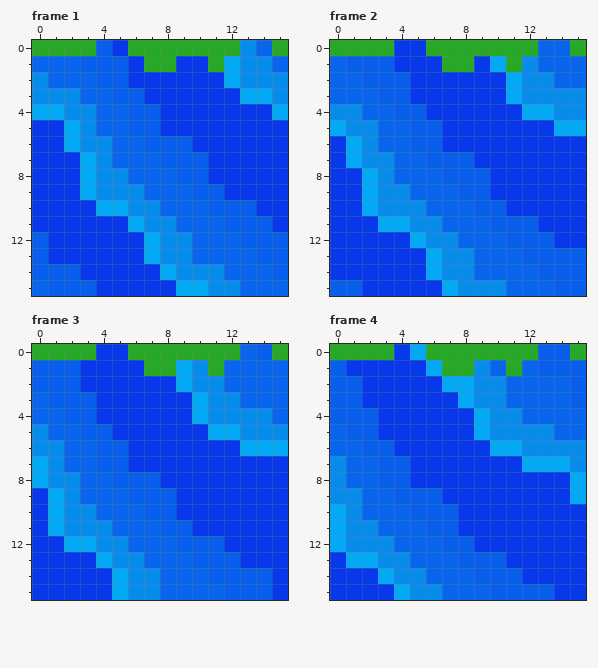
Two versions of one animated GIF sprite, defaultresources/images/tiles/Wasser(O).gif. The first picture shows the starting point.
The file is 16x16 pixels, 17 frames. Shown: frame 1, frame 2, frame 3, frame 4. The commit also changed other frames, which this record leaves out.
New version:
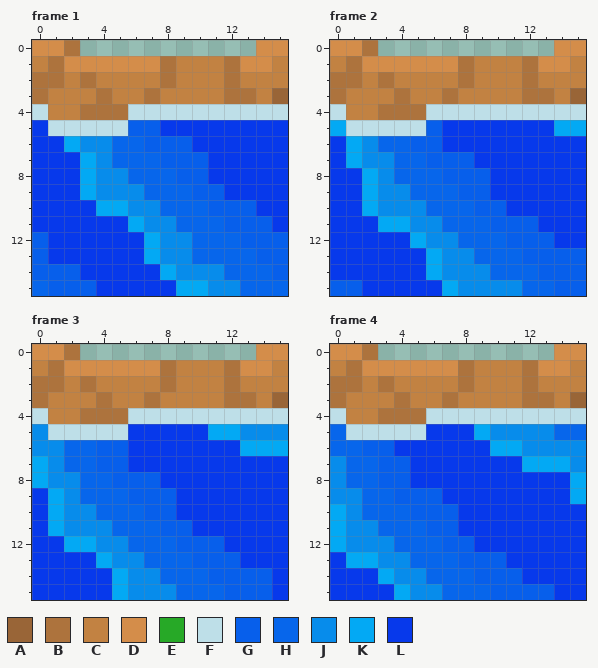
Palette (. is transparent): A #996537  B #ad733d  C #c28242  D #d48d4a  E #27a927  F #bedfe8  G #075feb  H #0766eb  J #078ceb  K #03a9f4  L #0739eb
Changes in this commit:
{"where": "frame 1"}
{"frame":1,"y":0,"x":0,"old":"EEEEGLEEEEEEEJHE","new":"DDB...........DD"}
{"frame":1,"y":1,"x":0,"old":"HHHGGGLEELLEKJJH","new":"CBDDDDDDBCCCBDDC"}
{"frame":1,"y":2,"x":0,"old":"JHHHGGLLLLLLKJJJ","new":"BBCBCCCCBCCCBCCC"}
{"frame":1,"y":3,"x":0,"old":"JJJHHGGLLLLLLKKJ","new":"BCCCBCCBCCCCBBCA"}
{"frame":1,"y":4,"x":0,"old":"KKJJHHGGLLLLLLLK","new":"FCCBBBFFFFFFFFFF"}
{"frame":1,"y":5,"x":1,"old":"LKJHH","new":"FFFFF"}
{"where": "frame 2"}
{"frame":2,"y":0,"x":0,"old":"EEEELLEEEEEEEHHE","new":"DDB...........DD"}
{"frame":2,"y":1,"x":0,"old":"HGGGLLLEELKEJHHH","new":"CBDDDDDDBCCCBDDC"}
{"frame":2,"y":2,"x":0,"old":"HHGGGLLLLLLKJJHH","new":"BBCBCCCCBCCCBCCC"}
{"frame":2,"y":3,"x":0,"old":"HHHGGLLLLLLKJJJJ","new":"BCCCBCCBCCCCBBCA"}
{"frame":2,"y":4,"x":0,"old":"JJHHGGLLLLLLKKJJ","new":"FCCBBBFFFFFFFFFF"}
{"frame":2,"y":5,"x":1,"old":"JJHHG","new":"FFFFF"}
{"frame":2,"y":14,"x":9,"old":"H","new":"J"}
{"frame":2,"y":15,"x":11,"old":"H","new":"J"}
{"where": "frame 3"}
{"frame":3,"y":0,"x":0,"old":"EEEELLEEEEEEEHGE","new":"DDB...........DD"}
{"frame":3,"y":1,"x":0,"old":"GGGLLLLEEKJEHHHH","new":"CBDDDDDDBCCCBDDC"}
{"frame":3,"y":2,"x":0,"old":"GGGLLLLLLKJJHHHH","new":"BBCBCCCCBCCCBCCC"}
{"frame":3,"y":3,"x":0,"old":"HGGGLLLLLLKJJHHH","new":"BCCCBCCBCCCCBBCA"}
{"frame":3,"y":4,"x":0,"old":"HHGGLLLLLLKJJJJH","new":"FCCBBBFFFFFFFFFF"}
{"frame":3,"y":5,"x":1,"old":"HHGGL","new":"FFFFF"}
{"frame":3,"y":15,"x":8,"old":"H","new":"J"}
{"where": "frame 4"}
{"frame":4,"y":0,"x":0,"old":"EEEELKEEEEEEEGGE","new":"DDB...........DD"}
{"frame":4,"y":1,"x":0,"old":"GLLLLLKEEJHEHGGG","new":"CBDDDDDDBCCCBDDC"}
{"frame":4,"y":2,"x":0,"old":"GGLLLLLKKJJHHHHG","new":"BBCBCCCCBCCCBCCC"}
{"frame":4,"y":3,"x":0,"old":"GGLLLLLLKJJHHHHG","new":"BCCCBCCBCCCCBBCA"}
{"frame":4,"y":4,"x":0,"old":"GGGLLLLLLKJJHHHH","new":"FCCBBBFFFFFFFFFF"}
{"frame":4,"y":5,"x":1,"old":"GGLLL","new":"FFFFF"}
